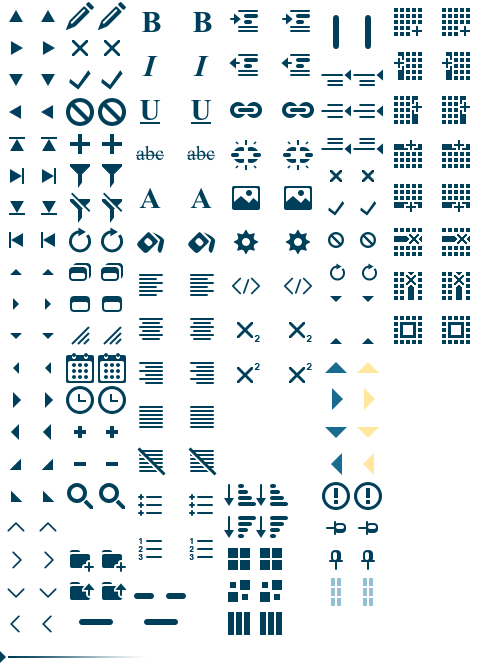
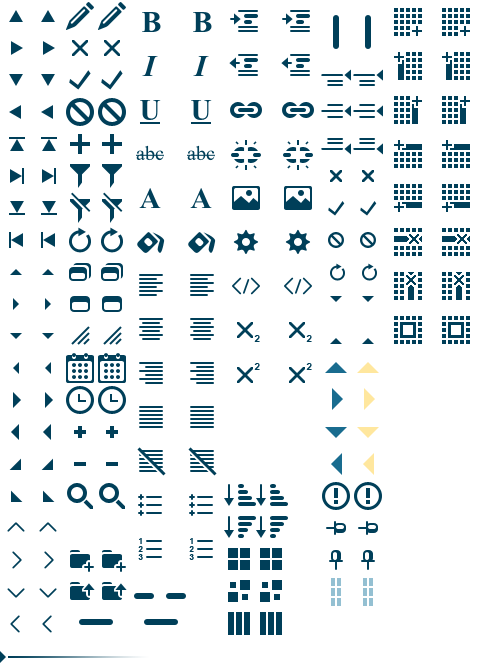
The second w=480, h=672 image is a revision of the first. Changes to its layers:
painted on "table hover" over bbox(442, 52, 470, 212)
painted on "table" over bbox(394, 52, 422, 212)
